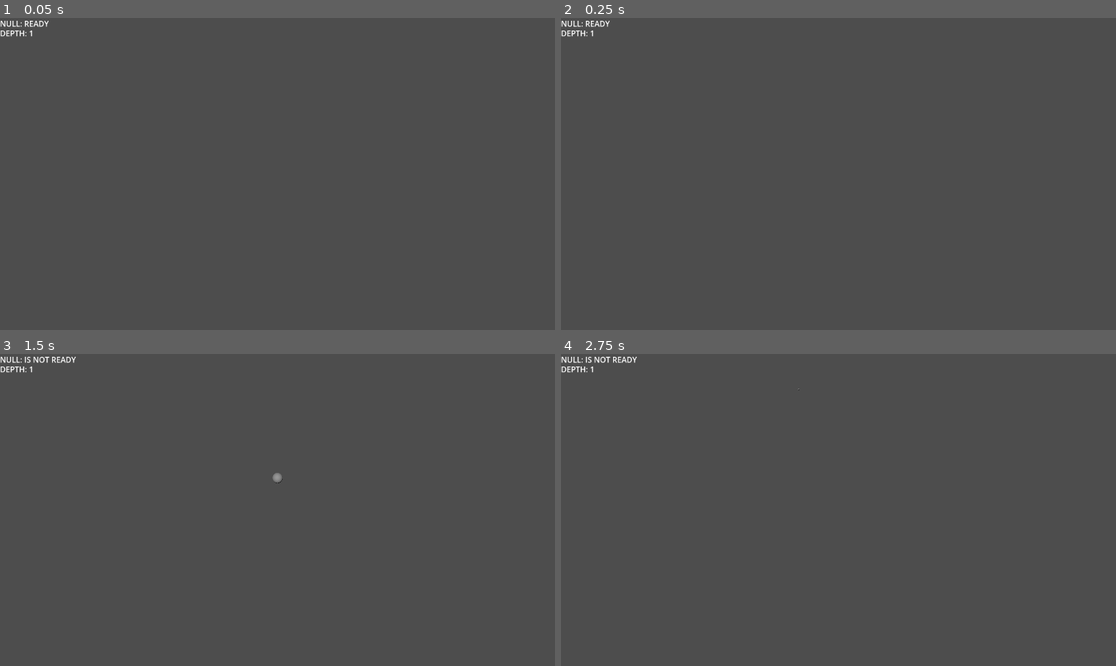
Above: before the commit, frames 1-4 (two rows, left to right).
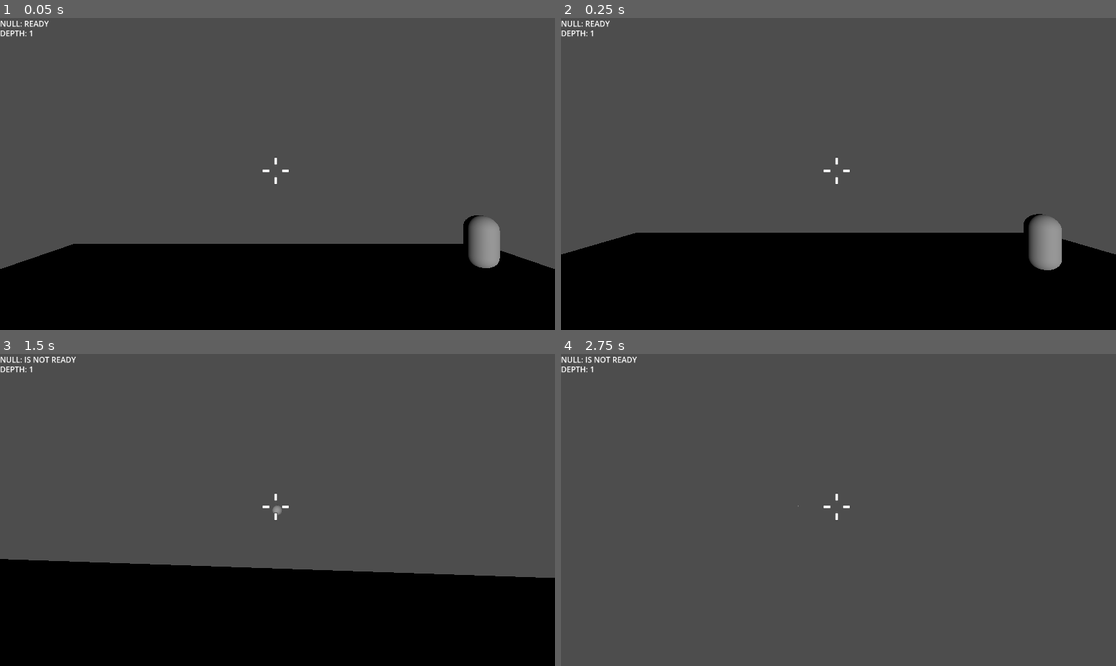
Above: after the commit, the same moments.

Repository: DanieleTrippodo/NULL_IS_NOT_READY_GODOT
Game: Godot game, scene res://Game/Main.tscn
Same seed, same stepped clock (60 frames per second), same inputs: the game is played once before the commit and once after it. The engine's default icon, where the game draws it, is replaced by a stand-in: a white triangle on a blue panel in a dark square.
Inputs (mouse positions are in pixels of both pictures, inside the frame that each line leads up to):
- Up to frame 1 (0.05 s): no input
- Up to frame 2 (0.25 s): no input
- Up to frame 3 (1.5 s): move the mouse to (305, 510) at 0.52 s; hold E (interact) 0.53-1.28 s; hold W (move_forward) from 0.53 s (still down); move the mouse to (249, 510) at 1.27 s; click (249, 510) at 1.35 s
- Up to frame 4 (2.75 s): keep holding W (move_forward); move the mouse to (849, 503) at 2.02 s; hold E (interact) from 2.03 s (still down)

The runs differ from the first frame. In frame 1, 27% of the frame differs, in the area x 0-100%, y 44-100%; in frame 2, 30%; in frame 3, 31%, in the area x 0-100%, y 38-100%; in frame 4, less than 0.1%.

Commit message:
Prototype minor fix
Changelog
- aggiungo il mirino del player.
- aggiunti spawn casuali del player e nemici.

- corretti molto warning nel codice

Diff:
--- a/Enemies/chaser.gd
+++ b/Enemies/chaser.gd
@@ -3,10 +3,13 @@
 
 var target: Node3D = null
 
+const GRAVITY: float = 25.0
+const KILL_RADIUS: float = 1.0
+
 func set_target(t: Node3D) -> void:
 	target = t
 
-func _physics_process(_delta: float) -> void:
+func _physics_process(delta: float) -> void:
 	if target == null:
 		return
 
@@ -14,11 +17,19 @@
 	dir.y = 0.0
 	dir = dir.normalized()
 
-	var speed := Constants.CHASER_SPEED
-	velocity.x = dir.x * speed
-	velocity.z = dir.z * speed
+	velocity.x = dir.x * Constants.CHASER_SPEED
+	velocity.z = dir.z * Constants.CHASER_SPEED
+
+	# gravità stabile
+	if not is_on_floor():
+		velocity.y -= GRAVITY * delta
+	else:
+		velocity.y = -1.0
+
 	move_and_slide()
 
-	# MVP: contatto = morte
-	if global_position.distance_to(target.global_position) <= 1.0:
+	# kill solo in X/Z
+	var dx := target.global_position.x - global_position.x
+	var dz := target.global_position.z - global_position.z
+	if (dx * dx + dz * dz) <= (KILL_RADIUS * KILL_RADIUS):
 		Signals.player_died.emit()
--- a/Enemies/chaser.tscn
+++ b/Enemies/chaser.tscn
@@ -7,6 +7,7 @@
 [sub_resource type="CapsuleMesh" id="CapsuleMesh_6557k"]
 
 [node name="Chaser" type="CharacterBody3D" groups=["enemy"]]
+transform = Transform3D(1, 0, 0, 0, 1, 0, 0, 0, 1, 0, 1, 0)
 script = ExtResource("1_6557k")
 
 [node name="CollisionShape3D" type="CollisionShape3D" parent="."]
--- a/Game/Game.gd
+++ b/Game/Game.gd
@@ -17,7 +17,17 @@
 var enemies_alive: int = 0
 var arena_instance: Node3D = null
 
+var rng: RandomNumberGenerator = RandomNumberGenerator.new()
+
+const PLAYER_SAFE_RADIUS: float = 4.0
+
+# raycast floor
+const FLOOR_RAY_UP: float = 10.0
+const FLOOR_RAY_DOWN: float = 50.0
+const FLOOR_EPS: float = 0.05
+
 func _ready() -> void:
+	rng.randomize()
 	Run.reset()
 
 	Signals.request_shoot.connect(_on_request_shoot)
@@ -34,7 +44,7 @@
 		push_error("arena_scene non assegnata in Main (inspector).")
 		return
 
-	for c in arena_root.get_children():
+	for c: Node in arena_root.get_children():
 		c.queue_free()
 
 	var arena := arena_scene.instantiate() as Node3D
@@ -50,7 +60,7 @@
 		push_error("player_scene non assegnata in Main (inspector).")
 		return
 
-	for c in player_root.get_children():
+	for c: Node in player_root.get_children():
 		c.queue_free()
 
 	var player := player_scene.instantiate() as Node3D
@@ -59,7 +69,6 @@
 		return
 
 	player_root.add_child(player)
-	player.global_position = Vector3(0, 1.2, 0)
 
 func _spawn_wave() -> void:
 	if chaser_scene == null:
@@ -75,19 +84,42 @@
 		return
 
 	# pulizia nemici vecchi
-	for c in enemies_root.get_children():
+	for c: Node in enemies_root.get_children():
 		c.queue_free()
 
-	# spawn points dall’arena
-	var spawns: Array = []
+	# spawn points
+	var spawns: Array[Marker3D] = []
 	if arena_instance.has_method("get_spawn_points"):
-		spawns = arena_instance.get_spawn_points()
+		var pts: Array = arena_instance.get_spawn_points()
+		for s: Variant in pts:
+			if s is Marker3D and (s as Marker3D).name != "PlayerSpawn":
+				spawns.append(s as Marker3D)
+
+	# fallback se non ci sono marker
+	if spawns.is_empty():
+		spawns.append(_make_temp_marker(Vector3(-8, 0, -8)))
+		spawns.append(_make_temp_marker(Vector3( 8, 0, -8)))
+		spawns.append(_make_temp_marker(Vector3( 0, 0,  8)))
+
+	spawns.shuffle()
 
 	var player := player_root.get_child(0) as Node3D
 	enemies_alive = 0
 
-	# --- Chaser(s) ---
-	for i in range(Constants.START_ENEMIES):
+	# composizione wave (no warning)
+	var chasers: int = 2 + floori(float(Run.depth - 1) / 2.0)
+	chasers = min(max(chasers, 2), 6)
+
+	var turrets: int = floori(float(Run.depth) / 3.0)
+	turrets = min(max(turrets, 0), 3)
+
+	if chasers + turrets <= 0:
+		chasers = 1
+
+	var used_indices: Array[int] = []
+
+	# spawn chasers
+	for i: int in range(chasers):
 		var e := chaser_scene.instantiate() as Node3D
 		if e == null:
 			continue
@@ -95,16 +127,14 @@
 		enemies_root.add_child(e)
 		enemies_alive += 1
 
-		var spawn_pos := Vector3(0, 0, 0)
-		if i < spawns.size():
-			spawn_pos = spawns[i].global_position
-		e.global_position = spawn_pos
+		var idx: int = _pick_spawn_index(spawns.size(), used_indices)
+		_place_body_on_floor(e, spawns[idx].global_position)
 
 		if e.has_method("set_target"):
 			e.set_target(player)
 
-	# --- Turret(s) ---
-	for j in range(int(Constants.START_TURRETS)):
+	# spawn turrets
+	for j: int in range(turrets):
 		var t := turret_scene.instantiate() as Node3D
 		if t == null:
 			continue
@@ -112,18 +142,130 @@
 		enemies_root.add_child(t)
 		enemies_alive += 1
 
-		# prova a usare spawn successivi
-		var idx := Constants.START_ENEMIES + j
-		var spawn_pos2 := Vector3(0, 0, 0)
-		if idx < spawns.size():
-			spawn_pos2 = spawns[idx].global_position
-		t.global_position = spawn_pos2
+		var idx2: int = _pick_spawn_index(spawns.size(), used_indices)
+		_place_body_on_floor(t, spawns[idx2].global_position)
 
 		if t.has_method("set_target"):
 			t.set_target(player)
 		if t.has_method("set_bullet_scene"):
 			t.set_bullet_scene(enemy_bullet_scene)
 
+	# spawn player safe (dopo i nemici)
+	_place_player_safe(player, spawns)
+
+func _pick_spawn_index(max_count: int, used: Array[int]) -> int:
+	if max_count <= 0:
+		return 0
+
+	for _k: int in range(20):
+		var idx: int = rng.randi_range(0, max_count - 1)
+		if not used.has(idx):
+			used.append(idx)
+			return idx
+
+	return rng.randi_range(0, max_count - 1)
+
+func _place_player_safe(player: Node3D, spawns: Array[Marker3D]) -> void:
+	# prova PlayerSpawn se esiste
+	var ps := arena_instance.get_node_or_null("SpawnPoints/PlayerSpawn") as Marker3D
+	if ps != null and _is_position_safe(ps.global_position):
+		_place_body_on_floor(player, ps.global_position)
+		return
+
+	var candidates: Array[Marker3D] = spawns.duplicate()
+	candidates.shuffle()
+
+	for m: Marker3D in candidates:
+		if _is_position_safe(m.global_position):
+			_place_body_on_floor(player, m.global_position)
+			return
+
+	_place_body_on_floor(player, Vector3(0, 0, 0))
+
+func _is_position_safe(pos: Vector3) -> bool:
+	var r2: float = PLAYER_SAFE_RADIUS * PLAYER_SAFE_RADIUS
+	for e: Node in enemies_root.get_children():
+		if e is Node3D:
+			var ep: Vector3 = (e as Node3D).global_position
+			var dx: float = ep.x - pos.x
+			var dz: float = ep.z - pos.z
+			if (dx * dx + dz * dz) < r2:
+				return false
+	return true
+
+func _make_temp_marker(p: Vector3) -> Marker3D:
+	var m := Marker3D.new()
+	m.global_position = p
+	return m
+
+# -------------------------
+# FLOOR SNAP (anti-jitter)
+# -------------------------
+func _place_body_on_floor(body: Node3D, desired_pos: Vector3) -> void:
+	var floor_y: float = _raycast_floor_y(desired_pos)
+	var offset_y: float = _compute_body_floor_offset_y(body)
+	body.global_position = Vector3(desired_pos.x, floor_y + offset_y, desired_pos.z)
+
+func _raycast_floor_y(pos: Vector3) -> float:
+	var from_pos: Vector3 = pos + Vector3(0, FLOOR_RAY_UP, 0)
+	var to_pos: Vector3 = pos - Vector3(0, FLOOR_RAY_DOWN, 0)
+
+	var world := get_viewport().get_world_3d()
+	if world == null:
+		return pos.y
+
+	var space := world.direct_space_state
+	var query := PhysicsRayQueryParameters3D.create(from_pos, to_pos)
+	query.collide_with_areas = false
+	query.collide_with_bodies = true
+
+	var hit: Dictionary = space.intersect_ray(query)
+	if hit.size() > 0 and hit.has("position"):
+		return (hit["position"] as Vector3).y
+
+	return pos.y
+
+func _compute_body_floor_offset_y(body: Node3D) -> float:
+	var cs: CollisionShape3D = _find_first_collision_shape(body)
+	if cs == null or cs.shape == null:
+		# fallback ragionevole
+		return 1.0 + FLOOR_EPS
+
+	var half_height: float = 0.5
+	var shape: Shape3D = cs.shape
+
+	if shape is CapsuleShape3D:
+		var cap := shape as CapsuleShape3D
+		half_height = (cap.height * 0.5) + cap.radius
+	elif shape is BoxShape3D:
+		var box := shape as BoxShape3D
+		half_height = box.size.y * 0.5
+	elif shape is SphereShape3D:
+		var sph := shape as SphereShape3D
+		half_height = sph.radius
+	elif shape is CylinderShape3D:
+		var cyl := shape as CylinderShape3D
+		half_height = cyl.height * 0.5
+
+	# posizione della collision shape in coordinate locali del body (anche se annidata)
+	var cs_y_in_body: float = body.to_local(cs.global_position).y
+	var bottom_local: float = cs_y_in_body - half_height
+
+	# vogliamo che bottom_local arrivi a 0 (pavimento)
+	return -bottom_local + FLOOR_EPS
+
+func _find_first_collision_shape(root: Node) -> CollisionShape3D:
+	for c: Node in root.get_children():
+		if c is CollisionShape3D:
+			return c as CollisionShape3D
+		var found: CollisionShape3D = _find_first_collision_shape(c)
+		if found != null:
+			return found
+	return null
+
+# -------------------------
+# INPUT / SHOOT / PICKUP
+# -------------------------
 func _on_request_shoot(origin: Vector3, direction: Vector3) -> void:
 	if Run.null_ready == false:
 		return
@@ -136,7 +278,6 @@
 
 	var p := null_projectile_scene.instantiate() as Node3D
 	if p == null:
-		push_error("NullProjectile non è un Node3D/Area3D.")
 		Run.null_ready = true
 		Signals.null_ready_changed.emit(true)
 		return
@@ -151,10 +292,7 @@
 	if null_instance == null:
 		return
 
-	var player := player_root.get_child(0) as Node3D if player_root.get_child_count() > 0 else null
-	if player == null:
-		return
-
+	var player := player_root.get_child(0) as Node3D
 	var dist: float = player.global_position.distance_to(null_instance.global_position)
 	if dist > 2.0:
 		return
@@ -172,7 +310,6 @@
 
 	enemies_alive -= 1
 
-	# su kill, torna READY
 	Run.null_ready = true
 	Signals.null_ready_changed.emit(true)
 
--- a/Levels/arena.tscn
+++ b/Levels/arena.tscn
@@ -3,6 +3,7 @@
 [ext_resource type="Script" uid="uid://bnyo3nlk88hp8" path="res://Levels/arena.gd" id="1_avk14"]
 
 [sub_resource type="BoxShape3D" id="BoxShape3D_dfuk3"]
+size = Vector3(24, 1, 24)
 
 [sub_resource type="BoxMesh" id="BoxMesh_avk14"]
 size = Vector3(24, 1, 24)
@@ -13,7 +14,7 @@
 [node name="Floor" type="StaticBody3D" parent="."]
 
 [node name="CollisionShape3D" type="CollisionShape3D" parent="Floor"]
-transform = Transform3D(24, 0, 0, 0, 1, 0, 0, 0, 24, 0, -0.5, 0)
+transform = Transform3D(1, 0, 0, 0, 1, 0, 0, 0, 1, 0, -0.5, 0)
 shape = SubResource("BoxShape3D_dfuk3")
 
 [node name="MeshInstance3D" type="MeshInstance3D" parent="Floor"]
@@ -30,3 +31,5 @@
 
 [node name="Spawn_3" type="Marker3D" parent="SpawnPoints"]
 transform = Transform3D(1, 0, 0, 0, 1, 0, 0, 0, 1, 0, 0, 8)
+
+[node name="PlayerSpawn" type="Marker3D" parent="SpawnPoints"]
--- a/Player/player.tscn
+++ b/Player/player.tscn
@@ -5,7 +5,7 @@
 [sub_resource type="CapsuleShape3D" id="CapsuleShape3D_hvfyp"]
 
 [node name="Player" type="CharacterBody3D" groups=["player"]]
-transform = Transform3D(1, 0, 0, 0, 1, 0, 0, 0, 1, 0, 1.2, 0)
+transform = Transform3D(1, 0, 0, 0, 1, 0, 0, 0, 1, 0, 1, 0)
 script = ExtResource("1_l8h54")
 
 [node name="CollisionShape3D" type="CollisionShape3D" parent="."]
--- a/UI/hud.gd
+++ b/UI/hud.gd
@@ -3,6 +3,12 @@
 
 @onready var status_label: Label = $StatusLabel
 @onready var depth_label: Label = $DepthLabel
+
+@onready var crosshair: Control = $Crosshair
+@onready var crosshair_tex: TextureRect = $Crosshair/CrosshairTex
+
+var base_size: Vector2 = Vector2(18, 18)
+var not_ready_size: Vector2 = Vector2(10, 10)
 
 func _ready() -> void:
 	Signals.null_ready_changed.connect(_on_null_ready_changed)
@@ -15,6 +21,21 @@
 
 func _on_null_ready_changed(is_ready: bool) -> void:
 	status_label.text = "NULL: READY" if is_ready else "NULL: IS NOT READY"
+	_set_crosshair_ready(is_ready)
 
 func _on_depth_changed(d: int) -> void:
 	depth_label.text = "DEPTH: %d" % d
+
+func _set_crosshair_ready(is_ready: bool) -> void:
+	var crosshair_size := base_size if is_ready else not_ready_size
+	_set_crosshair_size(crosshair_size)
+
+func _set_crosshair_size(crosshair_size: Vector2) -> void:
+	crosshair_tex.custom_minimum_size = crosshair_size
+	crosshair_tex.size = crosshair_size
+
+func set_crosshair_visible(v: bool) -> void:
+	crosshair.visible = v
+
+func set_crosshair_texture(tex: Texture2D) -> void:
+	crosshair_tex.texture = tex
--- a/UI/hud.tscn
+++ b/UI/hud.tscn
@@ -1,6 +1,7 @@
-[gd_scene load_steps=2 format=3 uid="uid://bhkaynd3qjg8j"]
+[gd_scene load_steps=3 format=3 uid="uid://bhkaynd3qjg8j"]
 
 [ext_resource type="Script" uid="uid://dt46fcsmdc2co" path="res://UI/hud.gd" id="1_ne75i"]
+[ext_resource type="Texture2D" uid="uid://r8m6r24rj04y" path="res://UI/Crosshair.png" id="2_bytes"]
 
 [node name="HUD" type="Control"]
 layout_mode = 3
@@ -24,3 +25,29 @@
 offset_right = 70.0
 offset_bottom = 43.0
 text = "DEPTH: 1"
+
+[node name="Crosshair" type="Control" parent="."]
+layout_mode = 1
+anchors_preset = 15
+anchor_right = 1.0
+anchor_bottom = 1.0
+grow_horizontal = 2
+grow_vertical = 2
+mouse_filter = 2
+
+[node name="CrosshairTex" type="TextureRect" parent="Crosshair"]
+layout_mode = 1
+anchors_preset = 8
+anchor_left = 0.5
+anchor_top = 0.5
+anchor_right = 0.5
+anchor_bottom = 0.5
+offset_left = -33.5
+offset_top = -36.0
+offset_right = 33.5
+offset_bottom = 36.0
+grow_horizontal = 2
+grow_vertical = 2
+mouse_filter = 2
+texture = ExtResource("2_bytes")
+stretch_mode = 4
Binary file added: UI/Crosshair.png
Not shown, added: UI/Crosshair.png.import
Not shown, added: Game/Main.tscn2440016921.tmp
